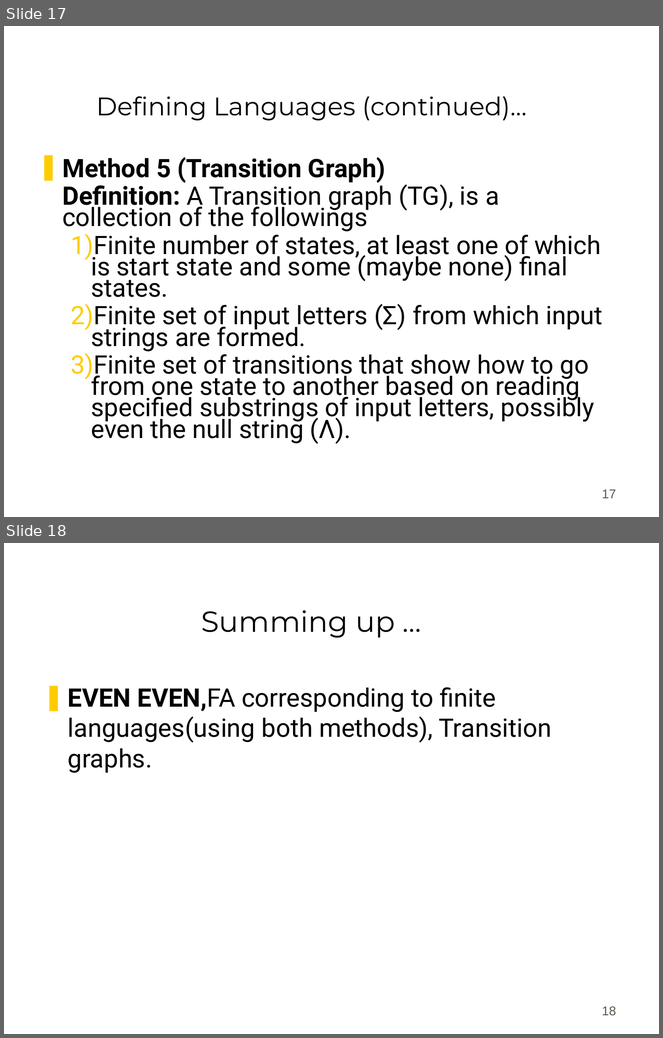
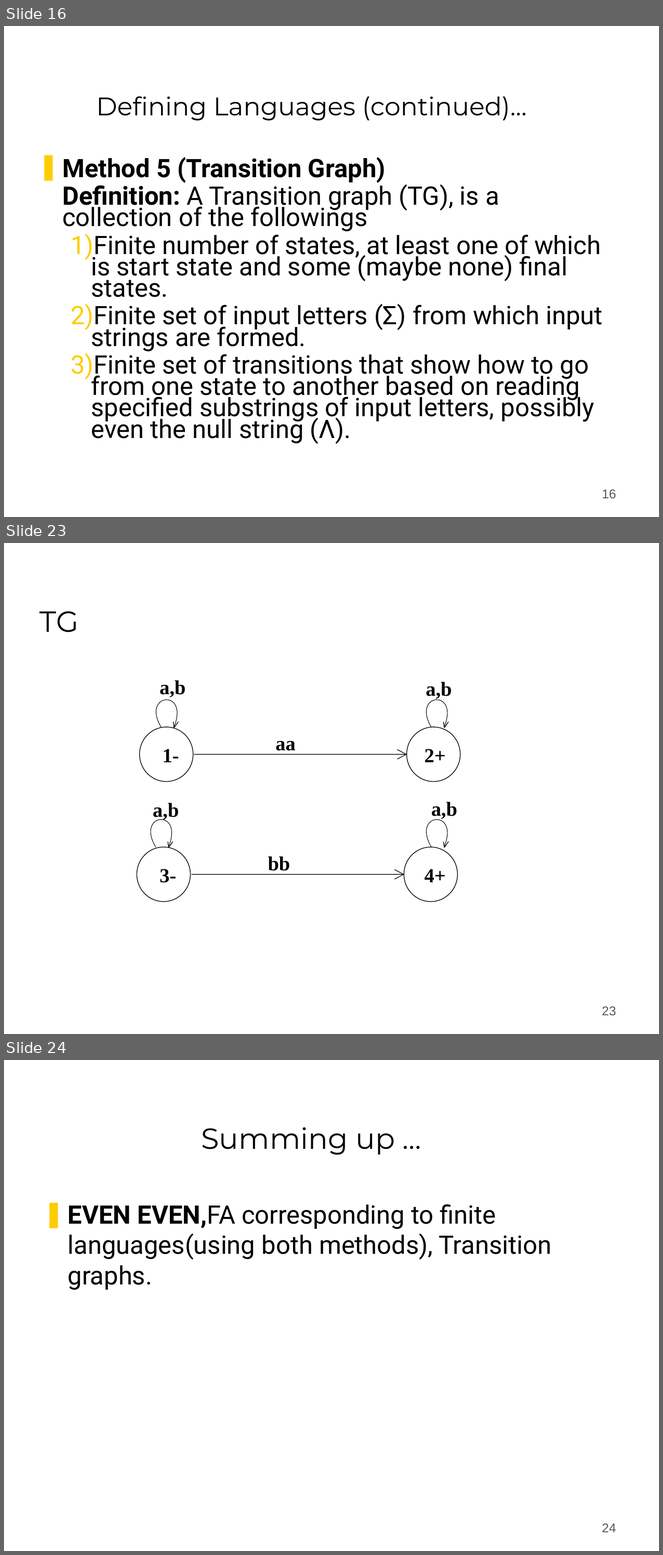
Before and after one commit to bamboat3/toa, a slide deck: Lesson 07.ppt. Shown one above the other, each under a label of ours: slides 17 and 18 before the commit, slides 16, 23 and 24 after it; the slides between them are not shown. The pictures are 663x1038 and 663x1555 pixels, drawn with LibreOffice and Linux fonts; fonts in the diff are those of the drawing; background and template pictures are left out. Boxes give left, top, right and bottom in pixels: in the first picture for what was removed or moved away, otherwise in the second. Text is boxed around its words. In the diff, an @@ line names an element or a change of style, - is before the commit and + after.

```diff
--- a/Lesson 07.ppt
+++ b/Lesson 07.ppt
@@ slide 23 added at [4,543,659,1034], background #FFFFFF @@
@@ title added at [40,611,79,632], 32 pt, text #000000 @@
+TG
@@ group added at [132,680,461,901]: 12 freeform shapes, 10 texts, 4 ellipses, 2 arrows @@
+aa
+a,b
+a,b
+2+
+1-
+bb
+a,b
+a,b
+4+
+3-
@@ page number added at [602,1007,616,1016], 14 pt, text #5E574E @@
+23
@@ what was slide 17 is now slide 16 @@
@@ page number at [602,490,616,499]: text changed @@
-17
+16
@@ what was slide 18 is now slide 24 @@
@@ page number at [602,1524,616,1533]: text changed @@
-18
+24
```
Also in this commit, not shown: 5 slides changed, 6 other slides added, 1 slide removed, 1 other file.
